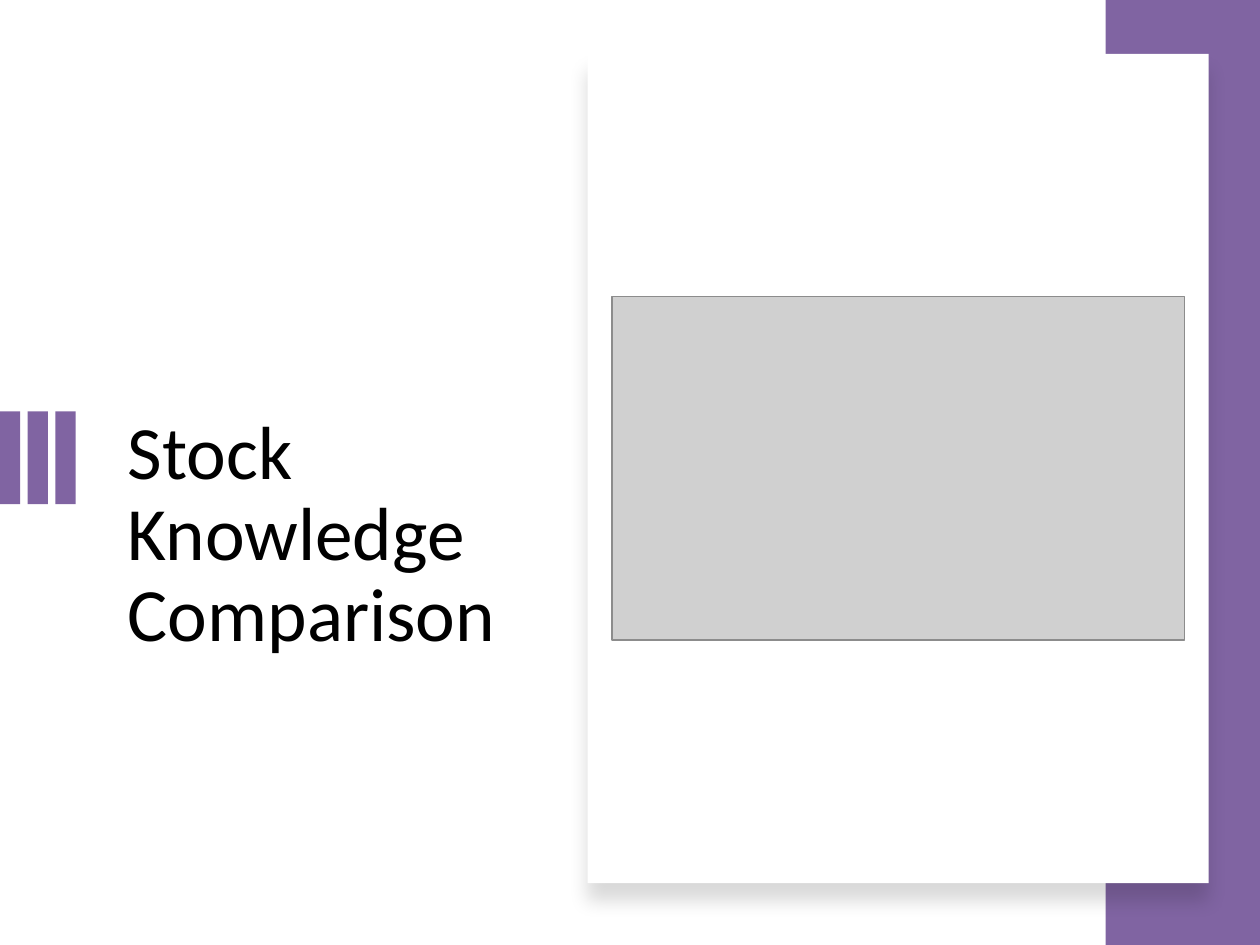
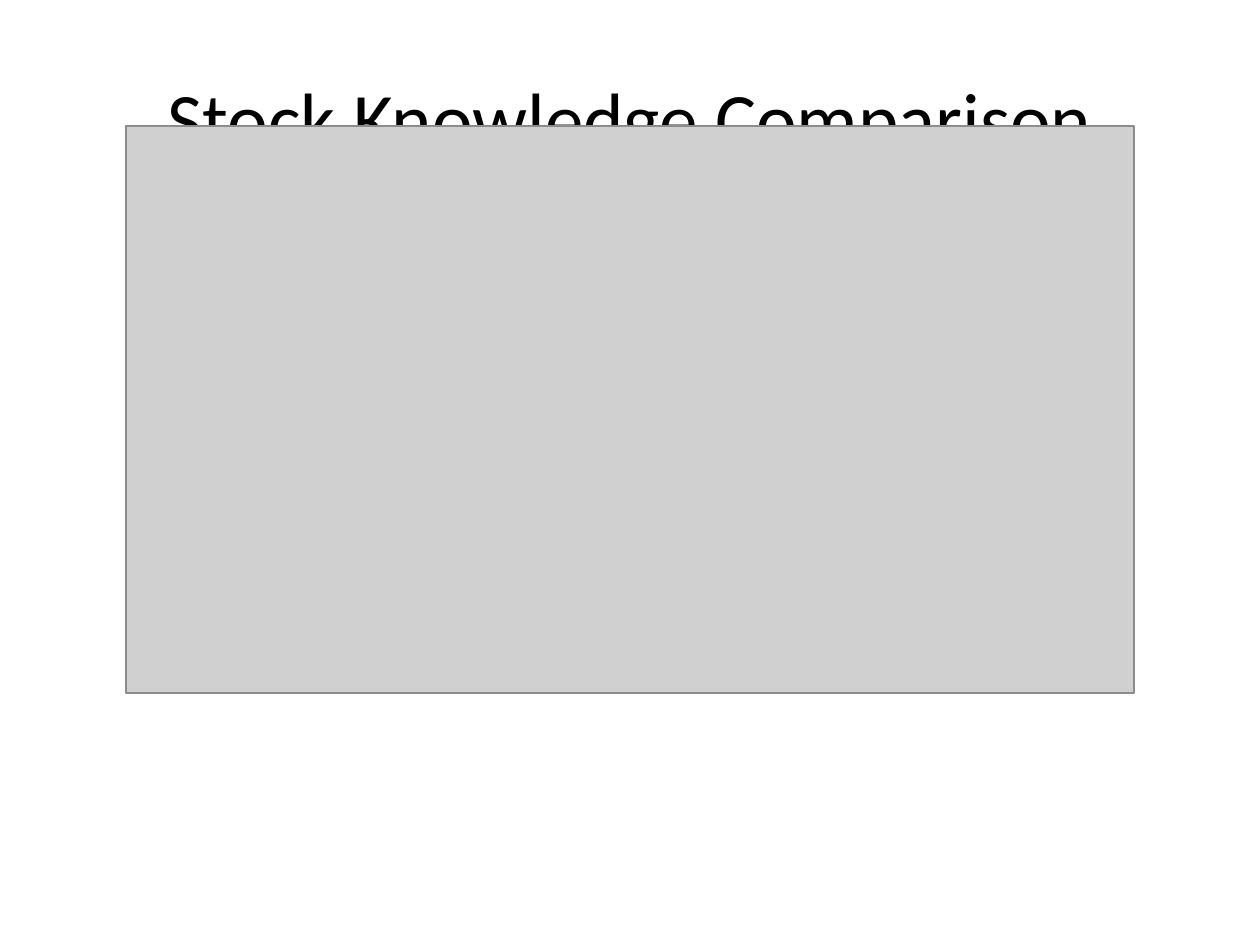
Before and after one commit to Lolosfun7/Project-Alpha, a slide deck: slide 1 of Are_You_Smarter_Than_a_5th_Grader.pptx (slide 5 before the commit). Drawn at 1260x945 pixels with LibreOffice and Linux fonts; fonts in the diff are those of the drawing; grey boxes stand for pictures. Boxes give left, top, right and bottom in pixels: in the first picture for what was removed or moved away, otherwise in the second. Text is boxed around its words. In the diff, an @@ line names an element or a change of style, - is before the commit and + after.

```diff
--- a/Are_You_Smarter_Than_a_5th_Grader.pptx
+++ b/Are_You_Smarter_Than_a_5th_Grader.pptx
@@ rectangle removed at [1105, 0, 1260, 945] @@
@@ title "Stock Knowledge Comparison": place and size @@
-title "Stock Knowledge Comparison" at [128, 426, 495, 653]
+title "Stock Knowledge Comparison" at [167, 83, 1091, 127]
@@ title "Stock Knowledge Comparison" at [167, 83, 1091, 127]: size 43 to 44 pt; alignment left to centre; line spacing 0.9 to 1; vertical alignment top to middle @@
@@ rectangle removed at [587, 54, 1208, 883] @@
@@ picture added at [126, 126, 1134, 693] @@
@@ picture removed at [612, 297, 1184, 640] @@
@@ rectangle removed at [0, 411, 20, 504] @@
@@ rectangle removed at [28, 411, 48, 504] @@
@@ rectangle removed at [55, 411, 76, 504] @@
```
Also in this commit, not shown: 6 slides removed, 1 other file.
